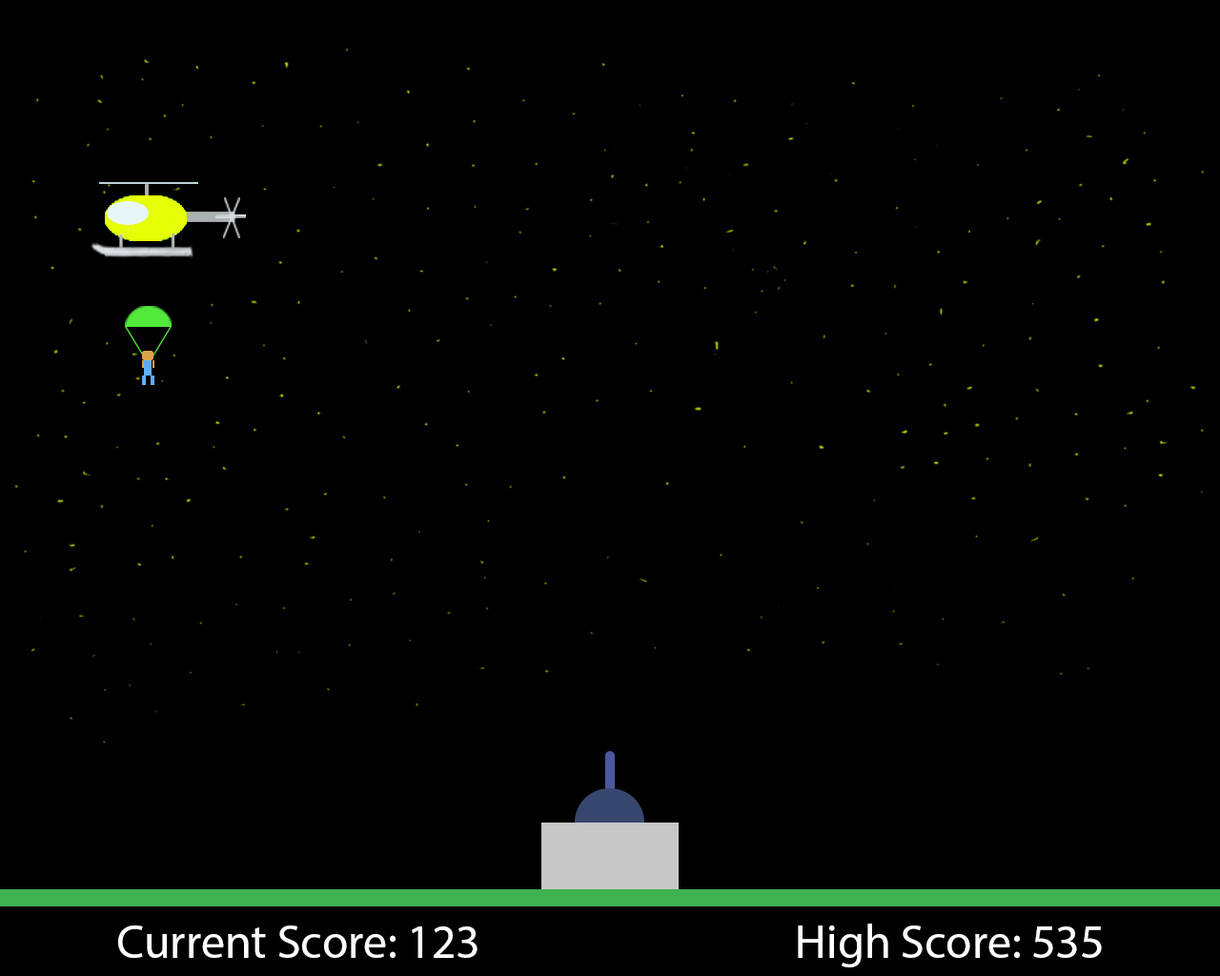
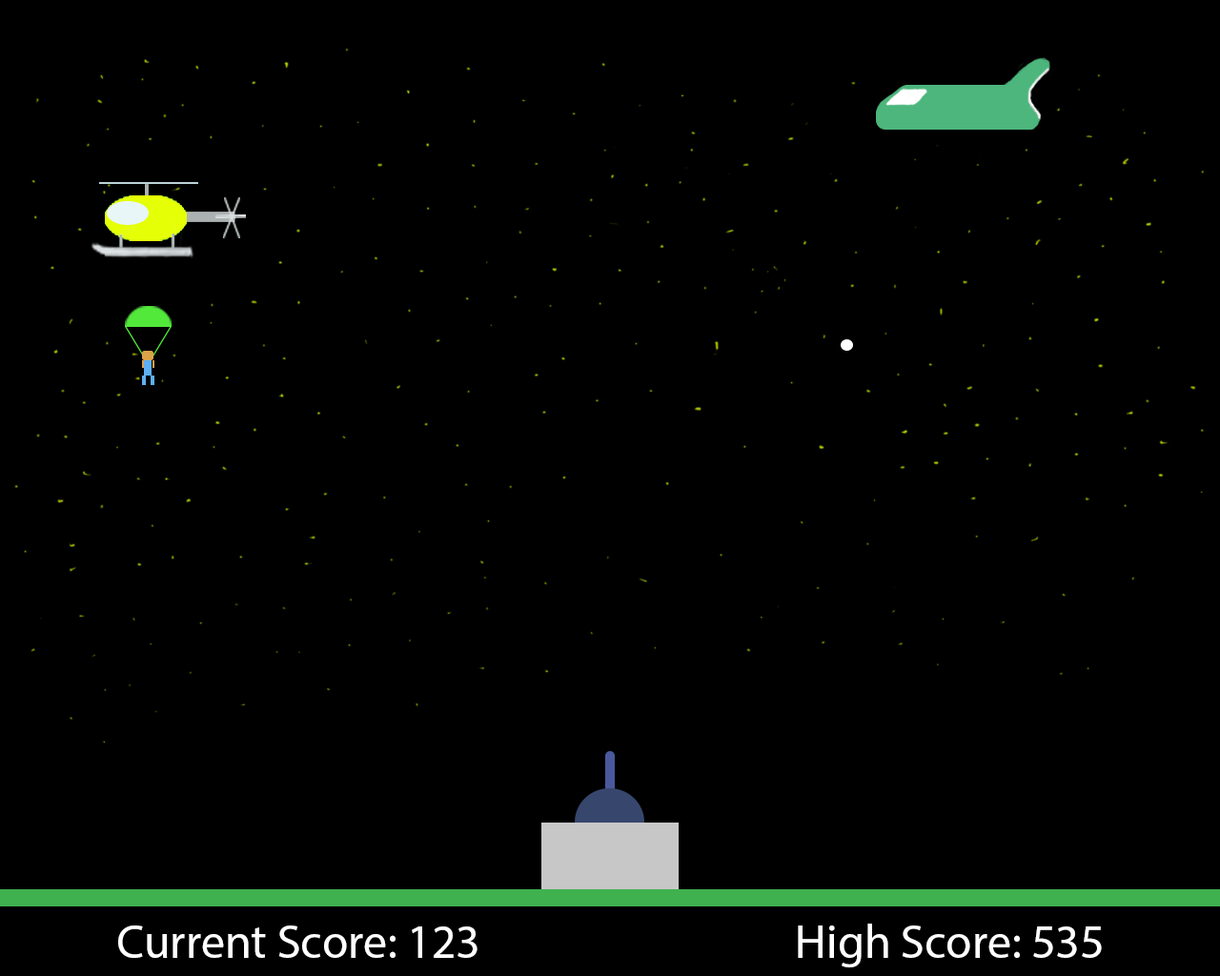
The second w=1220, h=976 image is a revision of the first. Changes to its layers:
added group "Plane" with 2 layers above "heli" over [840, 56, 1052, 351]
added layer "Ellipse 4" in group "Plane" over [876, 56, 1052, 130]
added layer "Ellipse 5" in group "Plane" over [840, 339, 854, 351]
